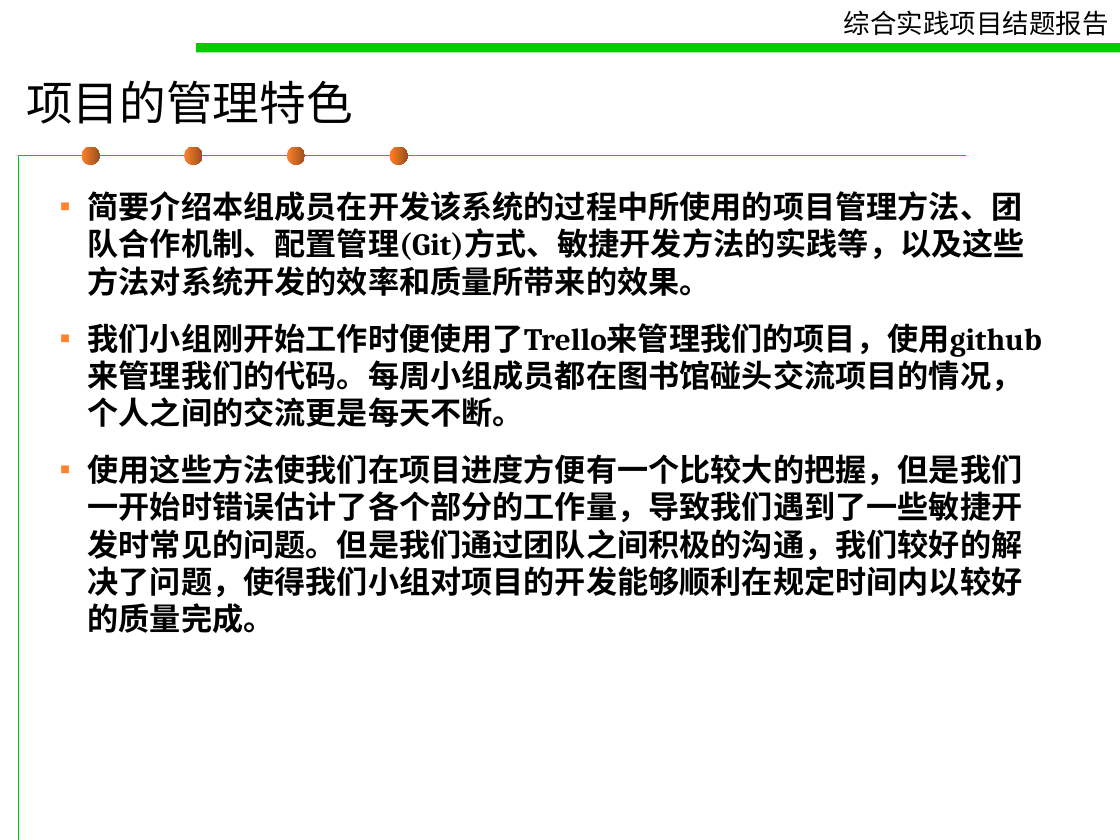
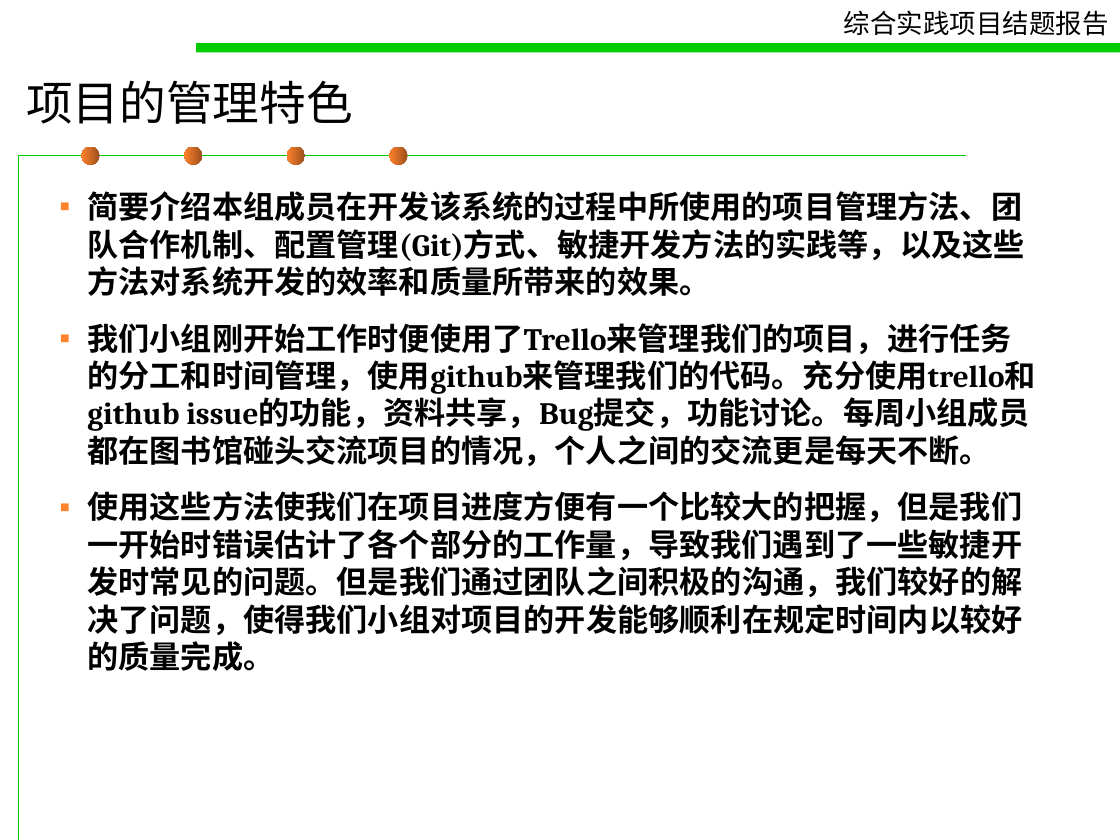
Before and after one commit to pokerG/Gmail-attachment-extension, a slide deck: slide 14 of doc/concludingreport.ppt. Drawn at 1120x840 pixels with LibreOffice and Linux fonts; fonts in the diff are those of the drawing. Boxes give left, top, right and bottom in pixels: in the first picture for what was removed or moved away, otherwise in the second. Text is boxed around its words. In the diff, an @@ line names an element or a change of style, - is before the commit and + after.

```diff
--- a/doc/concludingreport.ppt
+++ b/doc/concludingreport.ppt
@@ fill gradient #FF822D to #9B4F1B to gradient #9B4F1B to #FF822D in 4 elements at (x1=82, y1=147, x2=100, y2=165), (x1=184, y1=147, x2=202, y2=165), (x1=287, y1=147, x2=305, y2=165), (x1=390, y1=147, x2=408, y2=165) @@
@@ text at (x1=87, y1=323, x2=1035, y2=466): text changed @@
-▪ 我们小组刚开始工作时便使用了Trello来管理我们的项目，使用github来管理我们的代码。每周小组成员都在图书馆碰头交流项目的情况，个人之间的交流更是每天不断。
+▪ 我们小组刚开始工作时便使用了Trello来管理我们的项目，进行任务的分工和时间管理，使用github来管理我们的代码。充分使用trello和github issue的功能，资料共享，Bug提交，功能讨论。每周小组成员都在图书馆碰头交流项目的情况，个人之间的交流更是每天不断。
```
Also in this commit, not shown: 25 other slides changed.
